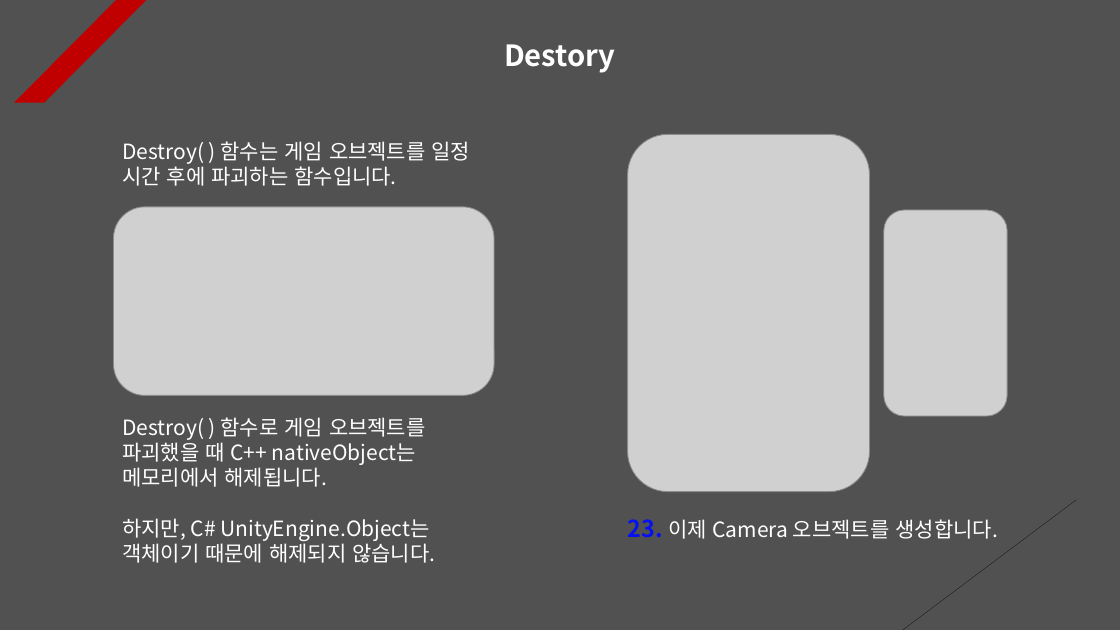
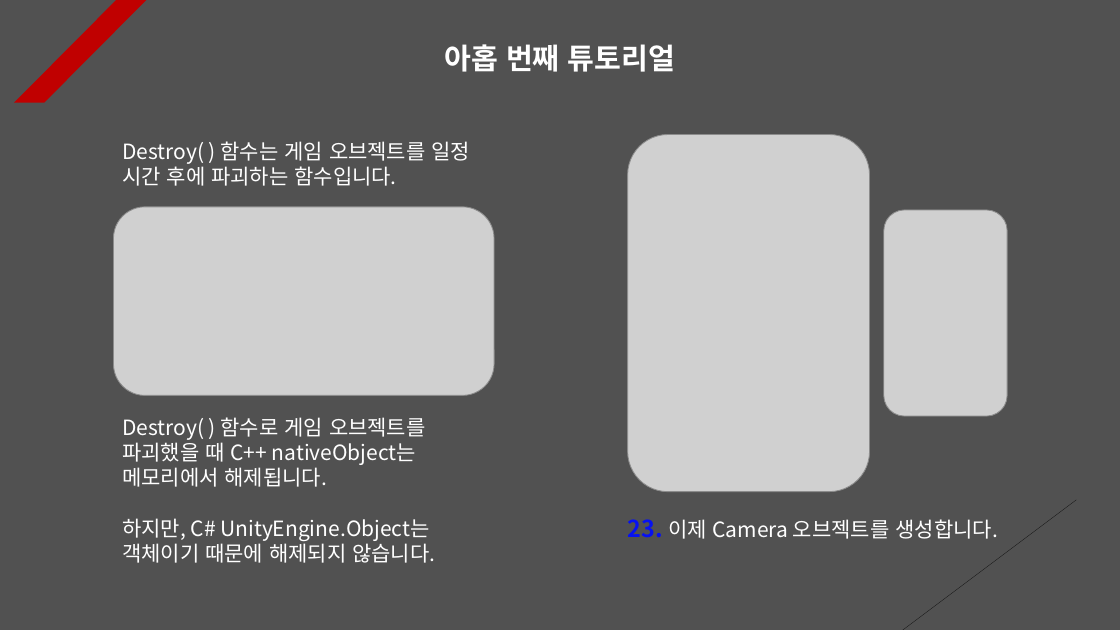
Before and after one commit to Unity2033/3D-UnityEngine, a slide deck: slide 10 of Assets/Class/Instantiate & Destroy/PPT Data/Instatiate and Destroy Example.pptx. Drawn at 1120x630 pixels with LibreOffice and Linux fonts; fonts in the diff are those of the drawing; grey boxes stand for pictures. Boxes give left, top, right and bottom in pixels: in the first picture for what was removed or moved away, otherwise in the second. Text is boxed around its words. In the diff, an @@ line names an element or a change of style, - is before the commit and + after.

```diff
--- a/Assets/Class/Instantiate & Destroy/PPT Data/Instatiate and Destroy Example.pptx
+++ b/Assets/Class/Instantiate & Destroy/PPT Data/Instatiate and Destroy Example.pptx
@@ text at [444,44,675,72]: text changed @@
-Destory
+아홉 번째 튜토리얼
```
Also in this commit, not shown: 1 other slide changed, 1 slide added, 8 other files.
